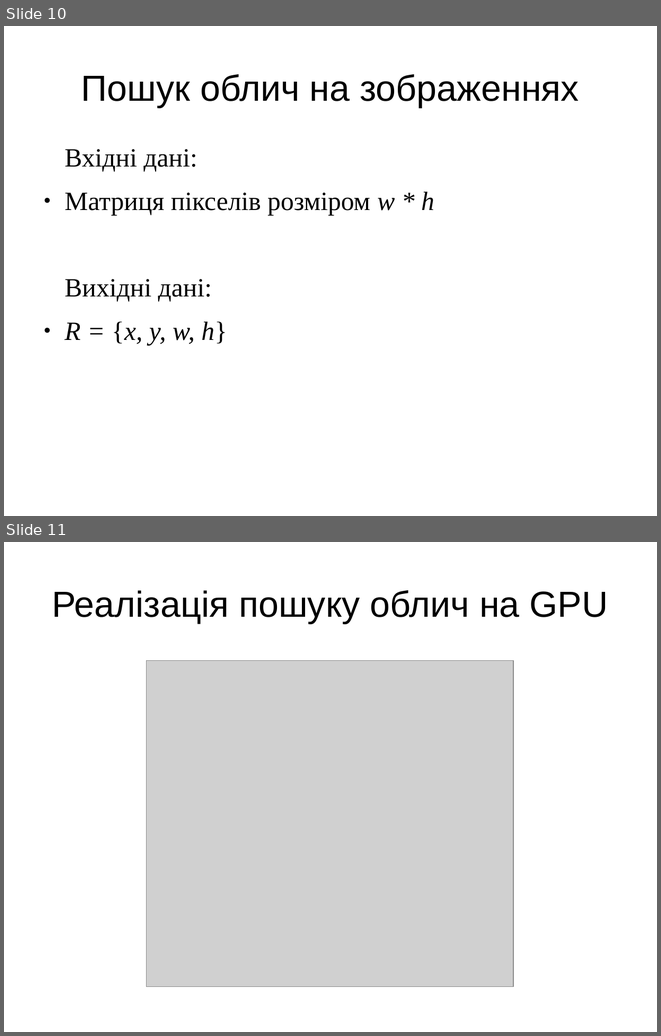
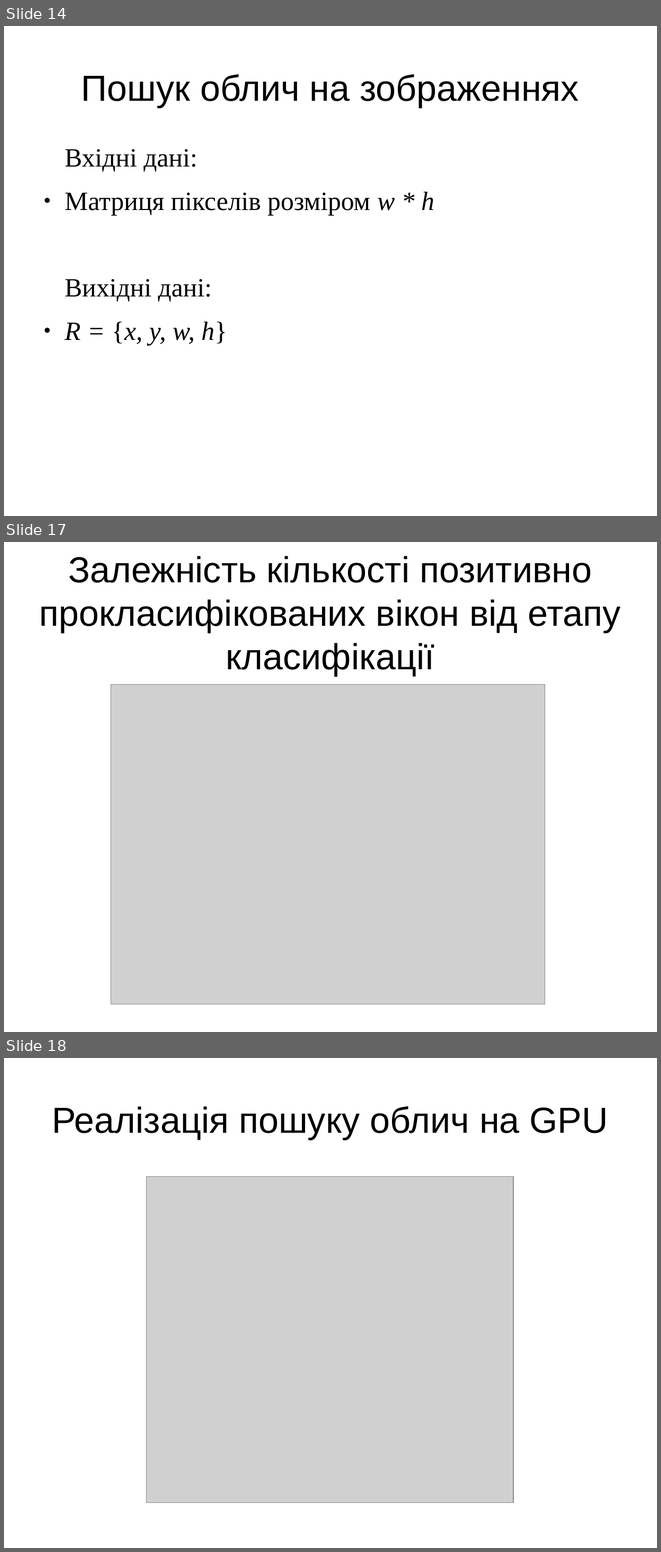
Before and after one commit to FaceDetect/gpu-face-detection, a slide deck: doc/presentation.odp. Shown one above the other, each under a label of ours: slides 10 and 11 before the commit, slides 14, 17 and 18 after it; the slides between them are not shown. The pictures are 661x1036 and 661x1552 pixels, drawn with LibreOffice and Linux fonts; fonts in the diff are those of the drawing; grey boxes stand for pictures. Boxes give left, top, right and bottom in pixels: in the first picture for what was removed or moved away, otherwise in the second. Text is boxed around its words. In the diff, an @@ line names an element or a change of style, - is before the commit and + after.

```diff
--- a/doc/presentation.odp
+++ b/doc/presentation.odp
@@ slide 17 added at [4, 542, 657, 1032], background #FFFFFF @@
@@ title added at [39, 556, 621, 676], 44 pt, text #000000 @@
+Залежність кількості позитивно прокласифікованих вікон від етапу класифікації
@@ picture added at [111, 684, 545, 1004] @@
@@ what was slide 10 is now slide 14 @@
@@ what was slide 11 is now slide 18 @@
```
Also in this commit, not shown: 2 slides changed, 6 other slides added.
